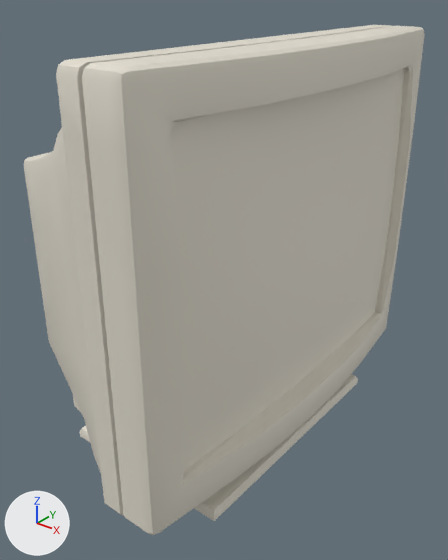
Before and after pictures for a commit that changed the glTF model web/public/assets/shop/monitor-01.glb.
Both versions are drawn from a 50 mm camera at (0.545, -0.616, 0.629) aimed at (0.052, -0.001, 0.247). Every picture has the same lights, and +X, +Y and +Z are marked at lower left. The first picture is the older version. Where no turn or scale is listed for an object, it has been applied to the vertices.

The first picture shows 'Mesh_Monitor_01'.
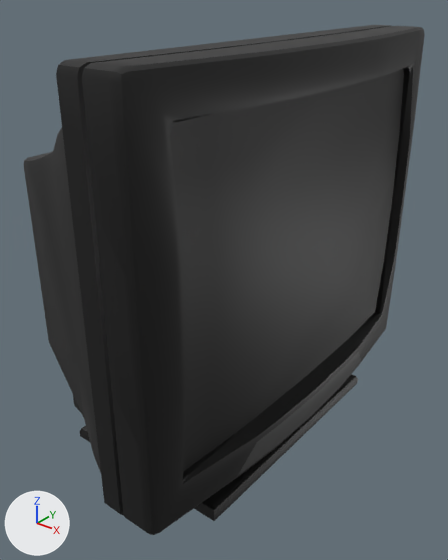
Edits to the bpy script that builds the scene:
```text
Add img_mastermaterial1px:
    img_mastermaterial1px = load_image('MasterMaterial1px', '_unpacked/MasterMaterial1px', 32, 32, 'sRGB')
Change mat_mastermaterial:
    remove mat_mastermaterial.base_color = (0.78, 0.74, 0.64)  # white #e5dfd1
    mat_mastermaterial.roughness: 0.6 -> 0.5
    add mat_mastermaterial.texture = img_mastermaterial1px
```

Pixel boxes [x1, y1, x2, y2] of what changed, in the pictures (448 x 560 px):
'Mesh_Monitor_01', surface changed (white to black): [24, 25, 425, 535] in both
